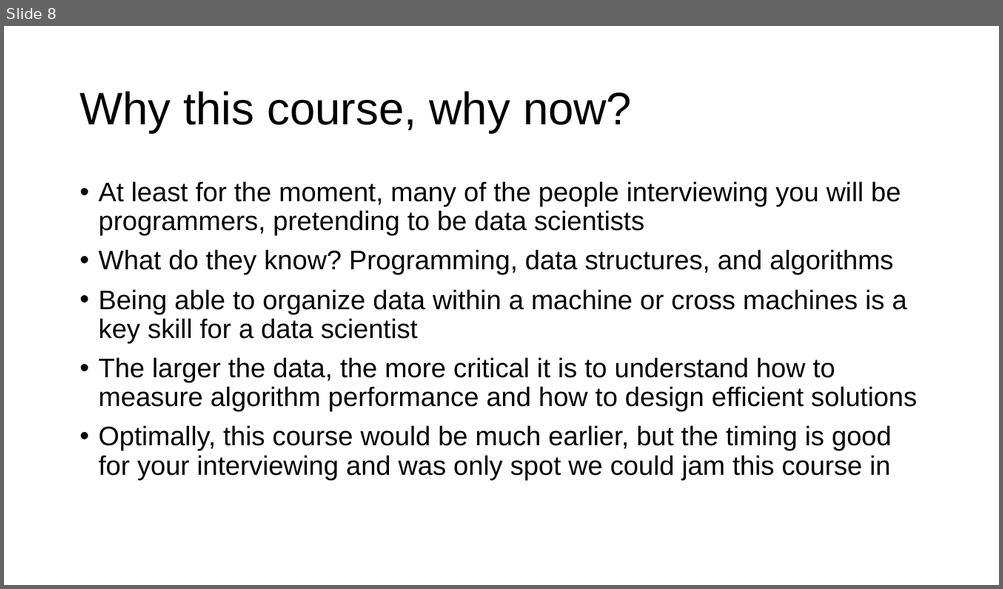
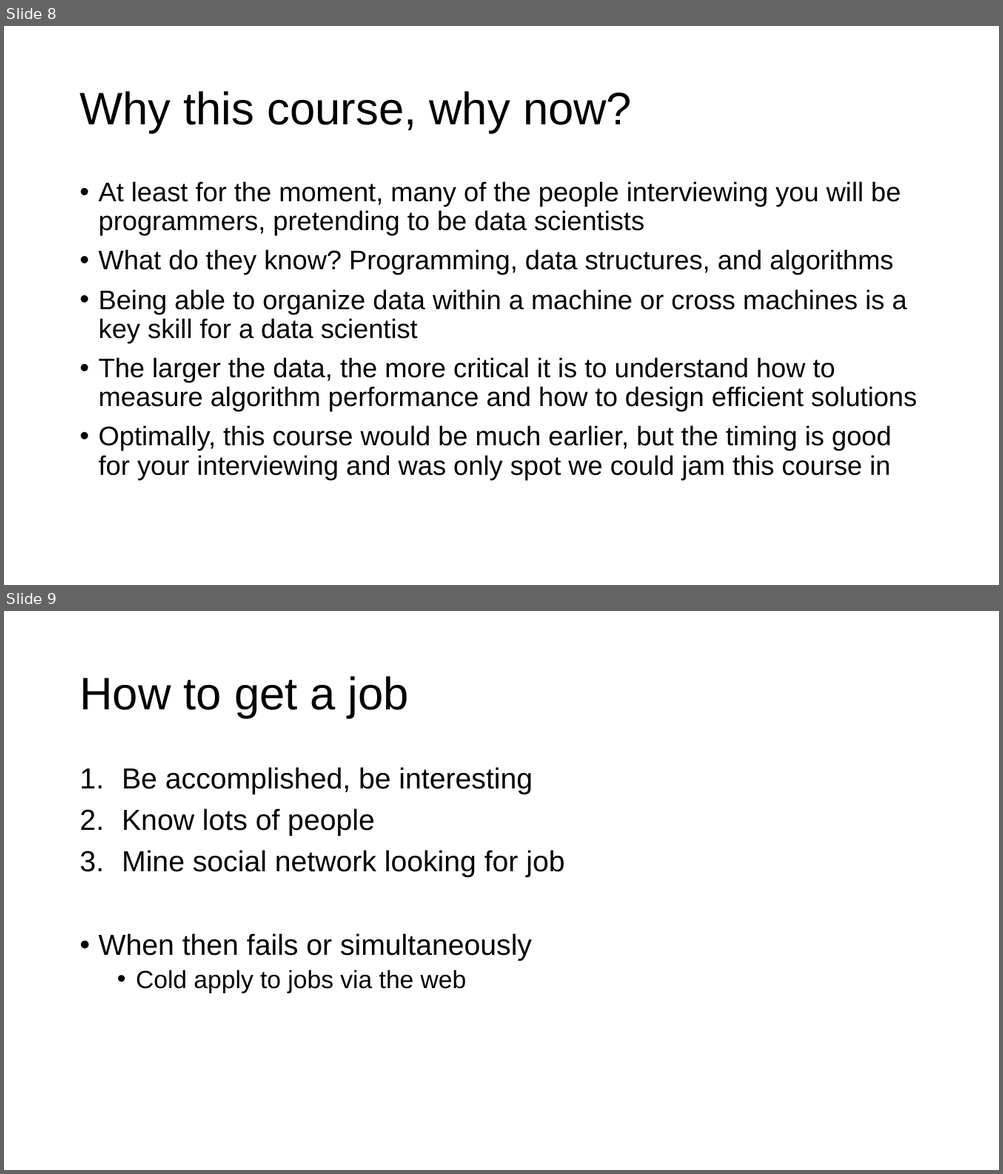
Before and after one commit to parrt/msds689, a slide deck: notes/welcome.pptx. Shown one above the other, each under a label of ours: slide 8 before the commit, slides 8 and 9 after it. The pictures are 1003x589 and 1003x1174 pixels, drawn with LibreOffice and Linux fonts; fonts in the diff are those of the drawing; background and template pictures are left out. Boxes give left, top, right and bottom in pixels: in the first picture for what was removed or moved away, otherwise in the second. Text is boxed around its words. In the diff, an @@ line names an element or a change of style, - is before the commit and + after.

```diff
--- a/notes/welcome.pptx
+++ b/notes/welcome.pptx
@@ slide 9 added at (x1=4, y1=611, x2=999, y2=1170), background #FFFFFF @@
@@ title added at (x1=79, y1=676, x2=409, y2=718), 44 pt, text #000000 @@
+How to get a job
@@ text added at (x1=99, y1=767, x2=564, y2=994), 28 pt, text #000000 @@
+1. Be accomplished, be interesting
+2. Know lots of people
+3. Mine social network looking for job
+• When then fails or simultaneously
+  • Cold apply to jobs via the web
```
Also in this commit, not shown: 1 other file.
